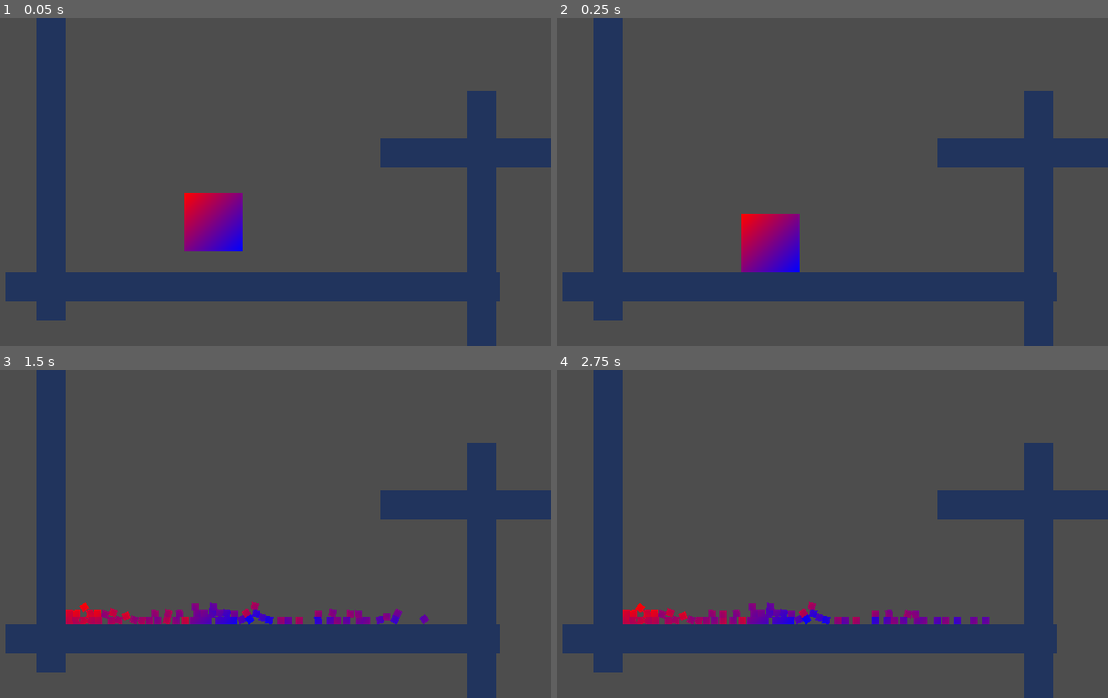
Above: before the commit, frames 1-4 (two rows, left to right).
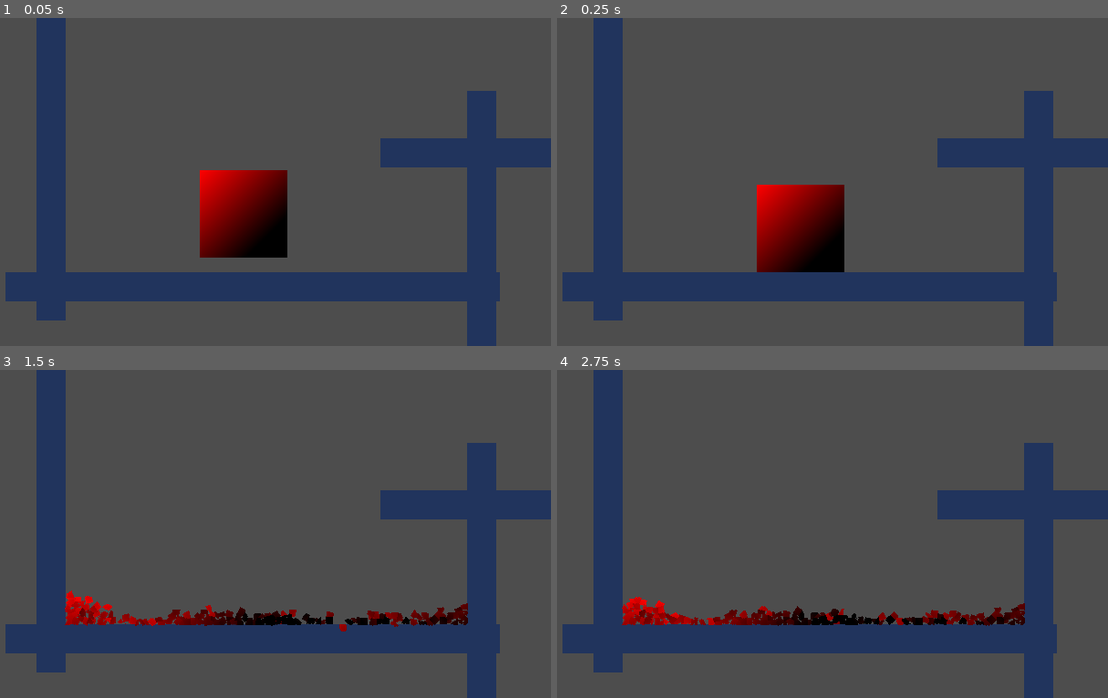
Above: after the commit, the same moments.

Repository: JohnyCoolHD/Destrucable-Rigidbody2Ds-for-Godot-4
Game: Godot game, scene res://tscn/project.tscn
Two runs of this game, one before a commit and one after it. Both use one fixed random seed, a clock stepped at 60 frames per second and the inputs below.
Inputs:
- Up to frame 1 (0.05 s): no input
- Up to frame 2 (0.25 s): no input
- Up to frame 3 (1.5 s): tap Enter (ui_accept) at 0.5, 0.6, 0.77, 1.07, 1.35 s
- Up to frame 4 (2.75 s): tap Enter (ui_accept) at 1.52, 1.82, 2.1 s

The runs differ from the first frame. In frame 1, 4.7% of the frame differs, in the area x 33-53%, y 46-74%; in frame 2, 4.7%; in frame 3, 3.1%; in frame 4, 3.0%.

Commit message:
destructable

Diff:
--- a/project.godot
+++ b/project.godot
@@ -8,19 +8,38 @@
 
 config_version=5
 
+[animation]
+
+compatibility/default_parent_skeleton_in_mesh_instance_3d=true
+
 [application]
 
 config/name="Destrucatble Rigidbody2Ds"
 run/main_scene="res://tscn/project.tscn"
-config/features=PackedStringArray("4.5", "Forward Plus")
+config/features=PackedStringArray("4.6", "Forward Plus")
 config/icon="res://icon.svg"
 
 [display]
 
 window/size/viewport_width=640
 window/size/viewport_height=360
-window/stretch/mode="viewport"
+window/stretch/mode="canvas_items"
+window/vsync/vsync_mode=0
 
 [dotnet]
 
 project/assembly_name="Destrucatble Rigidbody2Ds"
+
+[input]
+
+ui_accept={
+"deadzone": 0.5,
+"events": [Object(InputEventKey,"resource_local_to_scene":false,"resource_name":"","device":16,"window_id":0,"alt_pressed":false,"shift_pressed":false,"ctrl_pressed":false,"meta_pressed":false,"pressed":false,"keycode":4194309,"physical_keycode":0,"key_label":0,"unicode":0,"location":0,"echo":false,"script":null)
+, Object(InputEventKey,"resource_local_to_scene":false,"resource_name":"","device":16,"window_id":0,"alt_pressed":false,"shift_pressed":false,"ctrl_pressed":false,"meta_pressed":false,"pressed":false,"keycode":4194310,"physical_keycode":0,"key_label":0,"unicode":0,"location":0,"echo":false,"script":null)
+, Object(InputEventKey,"resource_local_to_scene":false,"resource_name":"","device":-1,"window_id":0,"alt_pressed":false,"shift_pressed":false,"ctrl_pressed":false,"meta_pressed":false,"pressed":false,"keycode":32,"physical_keycode":0,"key_label":0,"unicode":32,"location":0,"echo":false,"script":null)
+]
+}
+
+[rendering]
+
+textures/canvas_textures/default_texture_filter=0
--- /dev/null
+++ b/script/backup.gd
@@ -0,0 +1,107 @@
+extends RigidBody2D
+
+@export var explosion_force := 300
+
+@export var fragment_x : int = 2
+@export var fragment_y : int = 2
+
+@export var fragment_scene : PackedScene
+
+
+
+func _physics_process(delta: float) -> void:
+	if Input.is_action_just_pressed("ui_accept"):
+		explode()
+		queue_free()
+
+
+func explode():
+	var sprite := get_node("Sprite2D") as Sprite2D
+	var texture := sprite.texture
+	var image := texture.get_image()
+	var tex_size := texture.get_size()
+
+	var fragment_size = tex_size / Vector2(fragment_x, fragment_y)
+
+
+	for x in range(fragment_x):
+		for y in range(fragment_y):
+
+			var region = Rect2(
+				x * fragment_size.x,
+				y * fragment_size.y,
+				fragment_size.x,
+				fragment_size.y
+			)
+
+			var frag_image := Image.create(
+				int(fragment_size.x),
+				int(fragment_size.y),
+				false,
+				Image.FORMAT_RGBA8
+			)
+
+			var has_visible := false
+			var is_full := true
+			var visible_pixels := PackedVector2Array()
+			var visible_pixels_count := 0
+
+			for px in range(int(region.size.x)):
+				for py in range(int(region.size.y)):
+
+					var source_x = int(region.position.x + px)
+					var source_y = int(region.position.y + py)
+
+					var color = image.get_pixel(source_x, source_y)
+					frag_image.set_pixel(px, py, color)
+
+					if color.a > 0.1:
+						has_visible = true
+						visible_pixels_count += 1
+						visible_pixels.append(Vector2(px, py))
+					else:
+						is_full = false
+
+			if not has_visible:
+				continue
+
+			if visible_pixels_count < 8:
+				continue
+
+			var frag_texture := ImageTexture.create_from_image(frag_image)
+
+			var frag := fragment_scene.instantiate() as RigidBody2D
+
+			var frag_sprite := frag.get_node("Sprite2D") as Sprite2D
+			frag_sprite.texture = frag_texture
+			frag_sprite.centered = true
+
+			var col := frag.get_node("CollisionShape2D") as CollisionShape2D
+
+			if is_full:
+				var rect := RectangleShape2D.new()
+				rect.extents = fragment_size / 2.
+				col.shape = rect
+			else:
+				var polygon := ConvexPolygonShape2D.new()
+				var hull = Geometry2D.convex_hull(visible_pixels)
+
+				for i in range(hull.size()):
+					hull[i] -= fragment_size / 2
+				polygon.points = hull
+				col.shape = polygon
+
+
+			var offset = Vector2(
+				(x + 0.5) * fragment_size.x,
+				(y + 0.5) * fragment_size.y
+			) - tex_size / 2
+			frag.global_position = global_position + offset
+
+
+
+			var dir = (global_position + offset - global_position).normalized()
+
+			frag.apply_impulse(dir * explosion_force)
+
+			get_parent().add_child(frag)
--- /dev/null
+++ b/script/fragment_component.gd
@@ -0,0 +1,203 @@
+extends Node
+class_name FragmentComponent
+
+@export_category("Nodes")
+@export var body : Node2D
+@export var body_sprite : Sprite2D
+
+@export_category("Fragment Settings")
+@export var min_fragment_size : int = 2
+@export var fragment_size : int = 2
+@export var fragment_jitter : int = 4
+@export var explosion_force := 300
+
+
+
+
+
+var fragment_scene : PackedScene
+
+func _ready() -> void:
+	fragment_scene = create_fragment_scene()
+
+func create_fragment_scene():
+	var root := RigidBody2D.new()
+	root.name = "fragment"
+	root.mass = 0.1
+
+	var sprite := Sprite2D.new()
+	sprite.name = "Sprite2D"
+	root.add_child(sprite)
+	sprite.owner = root
+
+	var collision := CollisionShape2D.new()
+	collision.name = "CollisionShape2D"
+	root.add_child(collision)
+
+
+	collision.owner = root
+	var packed_scene := PackedScene.new()
+
+	packed_scene.pack(root)
+	root.queue_free()
+
+	return packed_scene
+
+func explode():
+	var sprite := body_sprite
+	var texture := sprite.texture
+	var image := texture.get_image()
+
+	var tex_size := texture.get_size()
+	var frag_size = tex_size / Vector2(fragment_size, fragment_size)
+
+	var grid = build_frag_grid(frag_size)
+
+	for x in range(fragment_size):
+		for y in range(fragment_size):
+
+			var data = create_fragment_data(image, grid, x, y, frag_size)
+			if data == null:
+				continue
+
+			var shape = create_collision_shape(data.visible_pixels)
+
+			if shape == null:
+				continue
+
+			spawn_fragment(
+				data.texture,
+				shape,
+				data.center,
+				tex_size
+			)
+	body.queue_free()
+
+
+func build_frag_grid(frag_size : Vector2):
+
+	var fragment_points := []
+
+	for x in range(fragment_size + 1):
+
+		var collum = []
+
+		for y in range(fragment_size + 1):
+			var jitter = Vector2(
+				randf_range(-fragment_jitter, fragment_jitter),
+				randf_range(-fragment_jitter, fragment_jitter)
+			)
+
+			if x == 0 or x == fragment_size:
+				jitter.x = 0
+			if y == 0 or y == fragment_size:
+				jitter.y = 0
+
+			collum.append(
+				(Vector2(x, y) * frag_size) + jitter
+			)
+
+		fragment_points.append(collum)
+
+	return fragment_points
+
+func create_fragment_data(image : Image, grid, x : int, y : int, frag_size : Vector2):
+	var A = grid[x][y]
+	var B = grid[x + 1][y]
+	var C = grid[x + 1][y + 1]
+	var D = grid[x][y + 1]
+
+	var center = (A + B + C + D) / 4.0
+	var region = Rect2(
+		x * frag_size.x,
+		y * frag_size.y,
+		frag_size.x,
+		frag_size.y
+		)
+
+	var local_polygon := PackedVector2Array([
+		A - region.position,
+		B - region.position,
+		C - region.position,
+		D - region.position
+		])
+
+	var frag_image := Image.create(
+		int(frag_size.x),
+		int(frag_size.y),
+		false,
+		Image.FORMAT_RGBA8
+	)
+
+	var visible_pixels := PackedVector2Array()
+	var max_x = -INF
+	var min_x = INF
+	var max_y = -INF
+	var min_y = INF
+
+	for px in range(int(region.size.x)):
+		for py in range(int(region.size.y)):
+			var point := Vector2(px, py)
+			if not Geometry2D.is_point_in_polygon(point, local_polygon):
+				frag_image.set_pixel(px, py,  Color(0,0,0,0))
+				continue
+
+			var source_x := int(region.position.x + px)
+			var source_y := int(region.position.y + py)
+			var color := image.get_pixel(source_x, source_y)
+			frag_image.set_pixel(px, py, color)
+
+			if color.a > 0.1:
+				visible_pixels.append(
+					point - (frag_size / 2.0)
+				)
+				max_x = max(max_x, px)
+				min_x = min(min_x, px)
+				max_y = max(max_y, py)
+				min_y = min(min_y, py)
+
+	if visible_pixels.size() < min_fragment_size:
+		return null
+
+	var width = max_x - min_x
+	var height = max_y - min_y
+
+	if width < min_fragment_size:
+		return null
+	if height < min_fragment_size:
+		return null
+
+	var frag_texture = ImageTexture.create_from_image(frag_image)
+
+	return {
+		"texture" : frag_texture,
+		"visible_pixels" : visible_pixels,
+		"center" : center
+	}
+
+func create_collision_shape(visible_pixels : PackedVector2Array):
+	var hull := Geometry2D.convex_hull(visible_pixels)
+
+	if hull.size() < 3:
+		return null
+
+	var polygon := ConvexPolygonShape2D.new()
+	polygon.points = hull
+	return polygon
+
+func spawn_fragment(texture, shape, center : Vector2, tex_size):
+
+	var frag := fragment_scene.instantiate() as RigidBody2D
+	var sprite := frag.get_node("Sprite2D") as Sprite2D
+
+	sprite.texture = texture
+	sprite.centered = true
+	sprite.position = Vector2.ZERO
+
+	var col := frag.get_node("CollisionShape2D") as CollisionShape2D
+	col.shape = shape
+
+	frag.global_position = body.global_position + center - tex_size / 2.0
+	var dir = (center - tex_size / 2.0).normalized()
+	frag.apply_impulse(dir * explosion_force)
+	body.get_parent().add_child(frag)
--- a/script/rigid_body_2d.gd
+++ /dev/null
@@ -1,51 +0,0 @@
-extends RigidBody2D
-
-##### The Rigidbody needs to be a rectangle or a square with this code !!!
-# Don't scale the Sprite2D
-
-@export var explosion_force := 300
-
-@export_range(2, 32) #bigger numbers would definitly cause performance issues
-var fragment_x := 8
-
-@export_range(2, 32)
-var fragment_y := 8
-
-@export var fragment_scene : PackedScene
-
-func _physics_process(delta: float) -> void:
-	if Input.is_action_just_pressed("ui_accept"):
-		explode()
-		queue_free()
-
-func explode():
-	var sprite := get_node("Sprite2D") as Sprite2D
-	var texture := sprite.texture
-	var tex_size := texture.get_size()
-
-	var fragment_size = tex_size / Vector2(fragment_x, fragment_y)
-
-	for x in range(fragment_x):
-		for y in range(fragment_y):
-			var frag := fragment_scene.instantiate() as RigidBody2D
-
-			var frag_sprite := frag.get_node("Sprite2D") as Sprite2D
-			frag_sprite.texture = texture
-			frag_sprite.region_enabled = true
-			frag_sprite.region_rect = Rect2(
-				x * fragment_size.x,
-				y * fragment_size.y,
-				fragment_size.x,
-				fragment_size.y
-			)
-
-			var offset = Vector2(
-				(x + 0.5) * fragment_size.x,
-				(y + 0.5) * fragment_size.y
-			) - tex_size / 2
-
-			frag.global_position = global_position + offset
-			var dir = (global_position + offset - global_position).normalized()
-			frag.apply_impulse(dir * explosion_force)
-			frag.get_node("CollisionShape2D").shape.extents = fragment_size / 2
-			get_parent().add_child(frag)
--- a/tscn/fragment.tscn
+++ /dev/null
@@ -1,11 +0,0 @@
-[gd_scene load_steps=2 format=3 uid="uid://b6g0lpepqpqvb"]
-
-[sub_resource type="RectangleShape2D" id="RectangleShape2D_s2ltd"]
-
-[node name="fragment" type="RigidBody2D"]
-mass = 2.0
-
-[node name="Sprite2D" type="Sprite2D" parent="."]
-
-[node name="CollisionShape2D" type="CollisionShape2D" parent="."]
-shape = SubResource("RectangleShape2D_s2ltd")
--- /dev/null
+++ b/tscn/label.gd
@@ -0,0 +1,5 @@
+extends Label
+
+func _process(delta):
+	text = str(1.0 / delta)
+	text += "\n" + str(Engine.get_frames_per_second())
--- a/tscn/project.tscn
+++ b/tscn/project.tscn
@@ -1,25 +1,32 @@
-[gd_scene load_steps=3 format=3 uid="uid://clmpnt3s8fjrw"]
+[gd_scene format=3 uid="uid://clmpnt3s8fjrw"]
 
 [ext_resource type="PackedScene" uid="uid://c3uyuttuhktb4" path="res://tscn/collider.tscn" id="1_l5jy4"]
 [ext_resource type="PackedScene" uid="uid://bb0xhgnby6lgf" path="res://tscn/rigid_body_2d.tscn" id="2_tou82"]
+[ext_resource type="Script" uid="uid://bqo775mgqum2p" path="res://tscn/label.gd" id="3_n4u7s"]
 
-[node name="project" type="Node2D"]
+[node name="project" type="Node2D" unique_id=747536174]
 
-[node name="StaticBody2D" parent="." instance=ExtResource("1_l5jy4")]
+[node name="StaticBody2D" parent="." unique_id=619377797 instance=ExtResource("1_l5jy4")]
 position = Vector2(313, 295)
 scale = Vector2(16.915, 1)
 
-[node name="StaticBody2D2" parent="." instance=ExtResource("1_l5jy4")]
+[node name="StaticBody2D2" parent="." unique_id=1480179967 instance=ExtResource("1_l5jy4")]
 position = Vector2(92, 151)
 scale = Vector2(1, 11.33)
 
-[node name="StaticBody2D3" parent="." instance=ExtResource("1_l5jy4")]
+[node name="StaticBody2D3" parent="." unique_id=1645204922 instance=ExtResource("1_l5jy4")]
 position = Vector2(564, 257)
 scale = Vector2(1, 11.065)
 
-[node name="StaticBody2D4" parent="." instance=ExtResource("1_l5jy4")]
+[node name="StaticBody2D4" parent="." unique_id=1792275304 instance=ExtResource("1_l5jy4")]
 position = Vector2(581, 148)
 scale = Vector2(8.01, 1)
 
-[node name="RigidBody2D" parent="." instance=ExtResource("2_tou82")]
-position = Vector2(270, 223)
+[node name="RigidBody2D" parent="." unique_id=323308388 instance=ExtResource("2_tou82")]
+position = Vector2(303, 214)
+
+[node name="Label" type="Label" parent="." unique_id=2047063315]
+visible = false
+offset_right = 40.0
+offset_bottom = 23.0
+script = ExtResource("3_n4u7s")
--- /dev/null
+++ b/tscn/rigid_body_2d.gd
@@ -0,0 +1,5 @@
+extends RigidBody2D
+
+func _physics_process(delta):
+	if Input.is_action_just_pressed("ui_accept"):
+		$FragmentComponent.explode()
--- a/tscn/rigid_body_2d.tscn
+++ b/tscn/rigid_body_2d.tscn
@@ -1,24 +1,39 @@
-[gd_scene load_steps=6 format=3 uid="uid://bb0xhgnby6lgf"]
+[gd_scene format=3 uid="uid://bb0xhgnby6lgf"]
 
-[ext_resource type="Script" uid="uid://dwam4jllqn7nq" path="res://script/rigid_body_2d.gd" id="1_wltir"]
-[ext_resource type="PackedScene" uid="uid://b6g0lpepqpqvb" path="res://tscn/fragment.tscn" id="2_wb1vr"]
+[ext_resource type="Script" uid="uid://dwam4jllqn7nq" path="res://script/fragment_component.gd" id="1_vv3jy"]
+[ext_resource type="Script" uid="uid://b4gl6a5o5o4f4" path="res://tscn/rigid_body_2d.gd" id="1_wb1vr"]
 
 [sub_resource type="Gradient" id="Gradient_vv3jy"]
-colors = PackedColorArray(1, 0, 0, 1, 0, 0, 1, 1)
+offsets = PackedFloat32Array(0, 0.76495725)
+colors = PackedColorArray(1, 0, 0, 1, 0, 0, 0, 1)
 
 [sub_resource type="GradientTexture2D" id="GradientTexture2D_wb1vr"]
 gradient = SubResource("Gradient_vv3jy")
+width = 96
+height = 96
 fill_to = Vector2(1, 1)
 
-[sub_resource type="RectangleShape2D" id="RectangleShape2D_jiowd"]
-size = Vector2(64, 64)
+[sub_resource type="RectangleShape2D" id="RectangleShape2D_wb1vr"]
+size = Vector2(112, 112)
 
-[node name="RigidBody2D" type="RigidBody2D"]
-script = ExtResource("1_wltir")
-fragment_scene = ExtResource("2_wb1vr")
+[node name="RigidBody2D" type="RigidBody2D" unique_id=349871585]
+script = ExtResource("1_wb1vr")
 
-[node name="Sprite2D" type="Sprite2D" parent="."]
+[node name="FragmentComponent" type="Node" parent="." unique_id=984645867 node_paths=PackedStringArray("body", "body_sprite")]
+script = ExtResource("1_vv3jy")
+body = NodePath("..")
+body_sprite = NodePath("../Sprite2D")
+fragment_size = 12
+explosion_force = 400
+metadata/_custom_type_script = "uid://dwam4jllqn7nq"
+
+[node name="Sprite2D" type="Sprite2D" parent="." unique_id=1171728019]
+texture_filter = 1
+position = Vector2(1.7881393e-06, 0)
+scale = Vector2(0.99999994, 1)
 texture = SubResource("GradientTexture2D_wb1vr")
+region_rect = Rect2(22.72662, 21, 9.27338, 20.59906)
 
-[node name="CollisionShape2D" type="CollisionShape2D" parent="."]
-shape = SubResource("RectangleShape2D_jiowd")
+[node name="CollisionShape2D" type="CollisionShape2D" parent="." unique_id=1102064100]
+position = Vector2(-8, -8)
+shape = SubResource("RectangleShape2D_wb1vr")
Not shown, added: script/backup.gd.uid
Renamed: script/rigid_body_2d.gd.uid -> script/fragment_component.gd.uid
Not shown, added: tscn/label.gd.uid
Not shown, added: tscn/rigid_body_2d.gd.uid
